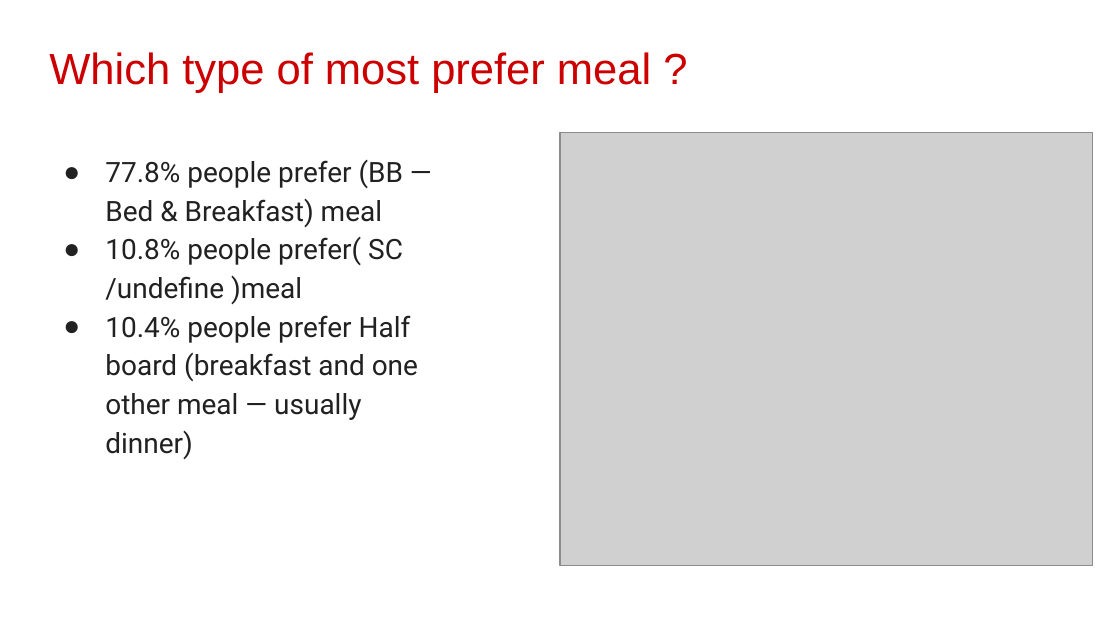
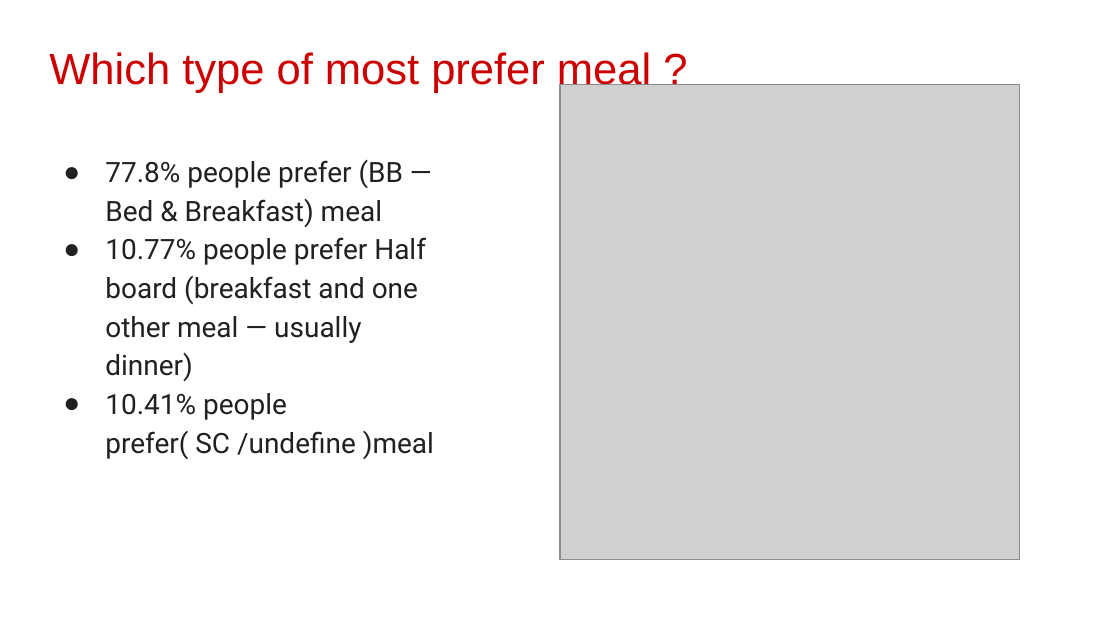
Before and after one commit to debashishdas40/-Hotel-Booking-EDA-data-analysis, a slide deck: slide 13 of Capstone Project_Hotel Booking Analysis_EDA analysis_Presentation.pptx. Drawn at 1120x630 pixels with LibreOffice and Linux fonts; fonts in the diff are those of the drawing; grey boxes stand for pictures; background and template pictures are left out. Boxes give left, top, right and bottom in pixels: in the first picture for what was removed or moved away, otherwise in the second. Text is boxed around its words. In the diff, an @@ line names an element or a change of style, - is before the commit and + after.

```diff
--- a/Capstone Project_Hotel Booking Analysis_EDA analysis_Presentation.pptx
+++ b/Capstone Project_Hotel Booking Analysis_EDA analysis_Presentation.pptx
@@ picture: place and size @@
-picture at (560, 132, 1092, 566)
+picture at (560, 85, 1019, 560)
@@ text at (105, 237, 434, 459): text changed @@
-● 10.8% people prefer( SC /undefine )meal
-● 10.4% people prefer Half board (breakfast and one other meal — usually dinner)
+● 10.77% people prefer Half board (breakfast and one other meal — usually dinner)
+● 10.41% people prefer( SC /undefine )meal
```
Also in this commit, not shown: 3 other slides changed, 1 slide added, 1 slide removed, 3 other files.
